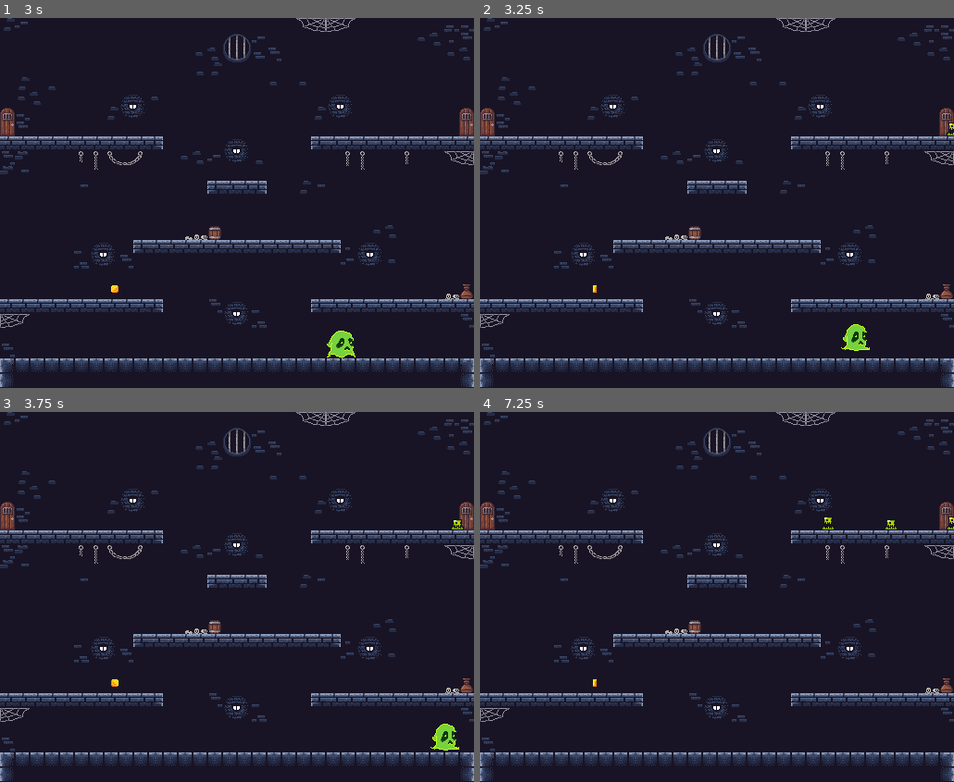
Above: before the commit, frames 1-4 (two rows, left to right).
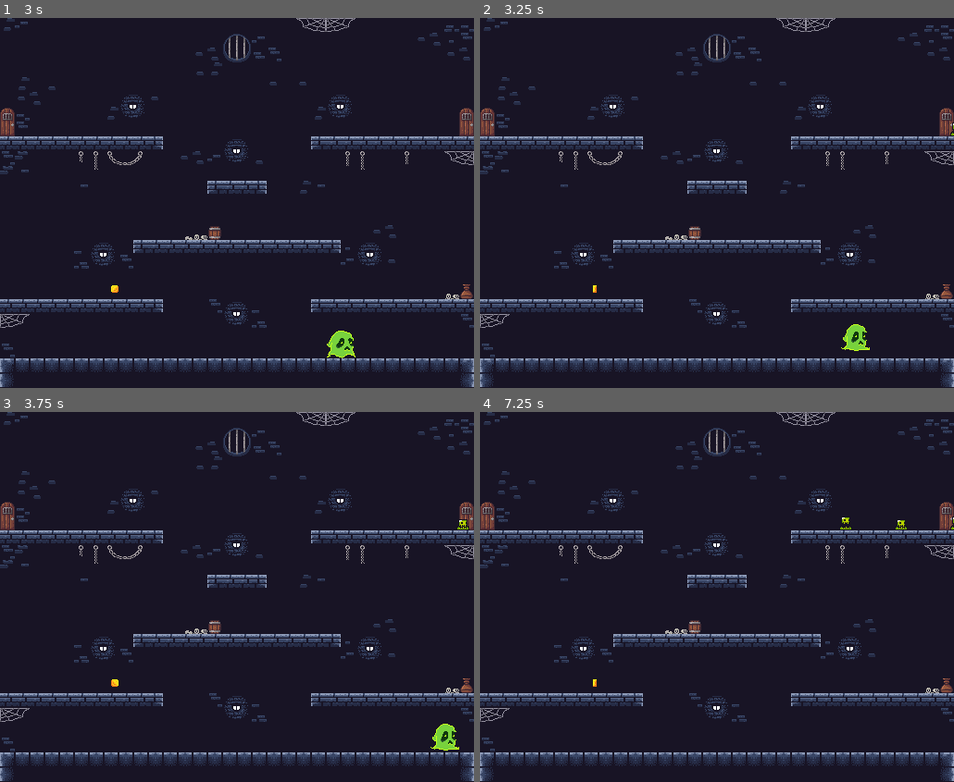
Above: after the commit, the same moments.

Repository: Iizakku/tiimi4_gamejam
Game: Godot game, scene res://Scenes/Levels/level.tscn
Two runs of this game, one before a commit and one after it. Both use one fixed random seed, a clock stepped at 60 frames per second and the inputs below.
Inputs:
- Up to frame 1 (3 s): hold D (move_right) 0.53-2.03 s; tap Space (jump) at 0.77, 1.52 s; hold Left (move_left) 2.03-2.78 s; hold D (move_right) from 2.78 s (still down)
- Up to frame 2 (3.25 s): keep holding D (move_right); tap Space (jump) at 3.02 s
- Up to frame 3 (3.75 s): keep holding D (move_right)
- Up to frame 4 (7.25 s): tap Space (jump) at 3.77, 4.52, 6.02, 6.77 s; release D (move_right) at 4.28 s; hold Left (move_left) 4.28-5.03 s; hold D (move_right) 5.03-5.78 s; hold Left (move_left) from 5.78 s (still down)

Frame 1 is identical in both runs. In frame 2, less than 0.1% of the frame differs, in the area x 98-100%, y 28-32%; in frame 3, less than 0.1%; in frame 4, 0.2%, in the area x 72-100%, y 28-32%.

Commit message:
Vihollisen liikkumisen korjausta

Diff:
--- a/gamejam/Code/Characters/enemy.gd
+++ b/gamejam/Code/Characters/enemy.gd
@@ -3,7 +3,7 @@
 @export var coin_scene: PackedScene
 
 
-const speed = 50.0
+const speed = 30.0
 var direction = -1.0
 var health = 1
 
--- a/gamejam/Scenes/Characters/enemy.tscn
+++ b/gamejam/Scenes/Characters/enemy.tscn
@@ -1,7 +1,10 @@
-[gd_scene load_steps=10 format=3 uid="uid://b87gsptlg5d6w"]
+[gd_scene load_steps=11 format=3 uid="uid://b87gsptlg5d6w"]
 
 [ext_resource type="Script" uid="uid://dd55s5ortus1v" path="res://Code/Characters/enemy.gd" id="1_b1c4r"]
 [ext_resource type="Texture2D" uid="uid://ceqlfwen0ye0l" path="res://Art/Sprites/slime_green.png" id="1_lsx3x"]
+
+[sub_resource type="PhysicsMaterial" id="PhysicsMaterial_b1c4r"]
+friction = 0.0
 
 [sub_resource type="AtlasTexture" id="AtlasTexture_b1c4r"]
 atlas = ExtResource("1_lsx3x")
@@ -39,13 +42,16 @@
 "speed": 5.0
 }]
 
-[sub_resource type="RectangleShape2D" id="RectangleShape2D_tr4mm"]
-size = Vector2(14, 12)
+[sub_resource type="CapsuleShape2D" id="CapsuleShape2D_b1c4r"]
+radius = 1.9999971
+height = 15.999981
 
 [sub_resource type="RectangleShape2D" id="RectangleShape2D_gwe5h"]
-size = Vector2(16, 14)
+size = Vector2(16, 13)
 
 [node name="Enemy" type="RigidBody2D"]
+physics_material_override = SubResource("PhysicsMaterial_b1c4r")
+can_sleep = false
 script = ExtResource("1_b1c4r")
 
 [node name="AnimatedSprite2D" type="AnimatedSprite2D" parent="."]
@@ -55,13 +61,14 @@
 autoplay = "idle"
 
 [node name="CollisionShape2D2" type="CollisionShape2D" parent="."]
-position = Vector2(0, 6)
-shape = SubResource("RectangleShape2D_tr4mm")
+position = Vector2(0, 10)
+rotation = -1.5723352
+shape = SubResource("CapsuleShape2D_b1c4r")
 
 [node name="Area2D" type="Area2D" parent="."]
 
 [node name="CollisionShape2D" type="CollisionShape2D" parent="Area2D"]
-position = Vector2(0, 6)
+position = Vector2(0, 5.5)
 shape = SubResource("RectangleShape2D_gwe5h")
 
 [connection signal="body_entered" from="Area2D" to="." method="_on_area_2d_body_entered"]
--- a/gamejam/Scenes/Levels/level.tscn
+++ b/gamejam/Scenes/Levels/level.tscn
@@ -18,7 +18,6 @@
 
 [node name="enemy2" parent="." instance=ExtResource("2_7x7pb")]
 position = Vector2(-33, 115)
-coin_scene = ExtResource("5_tq1so")
 
 [node name="Coin" parent="." instance=ExtResource("5_tq1so")]
 position = Vector2(124, 293)
Not shown: 1 places in gamejam/Scenes/Levels/level.tscn that only renumber resources
